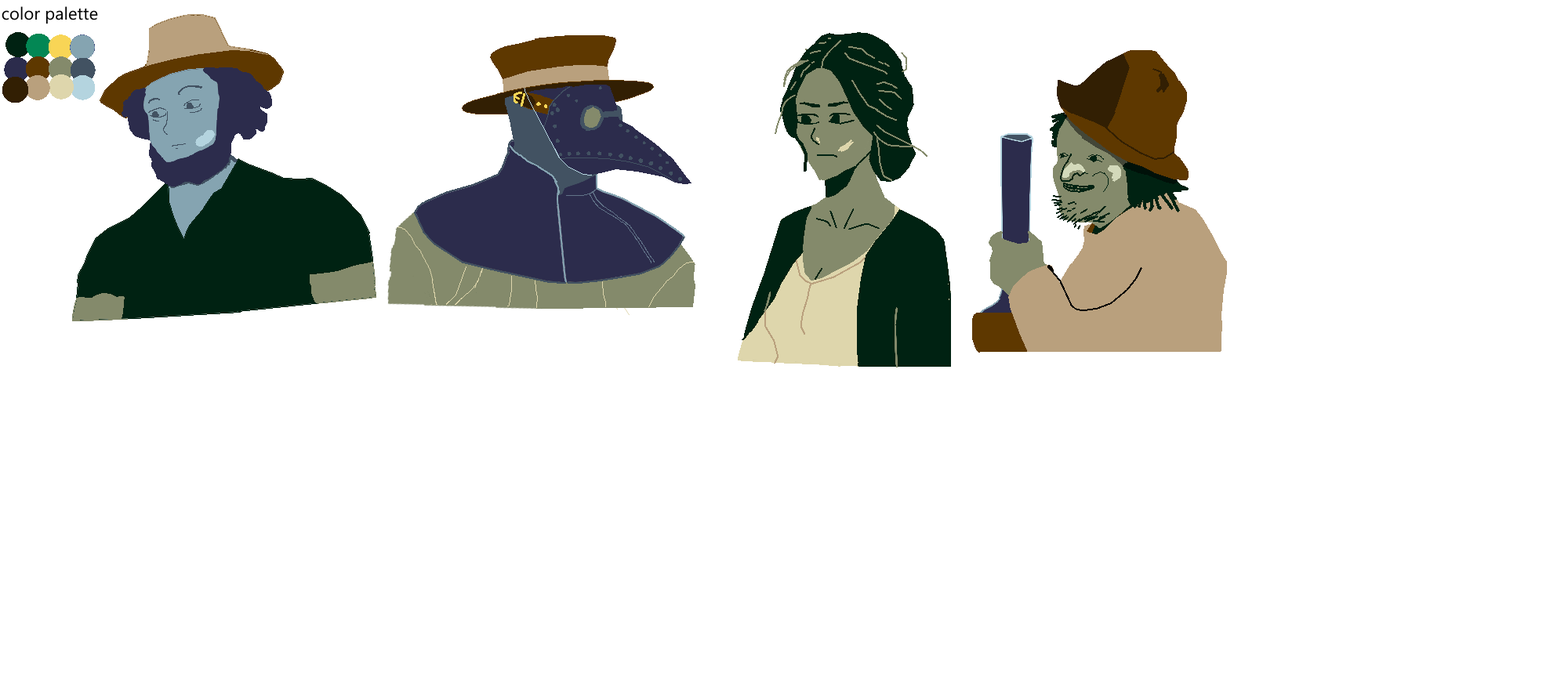
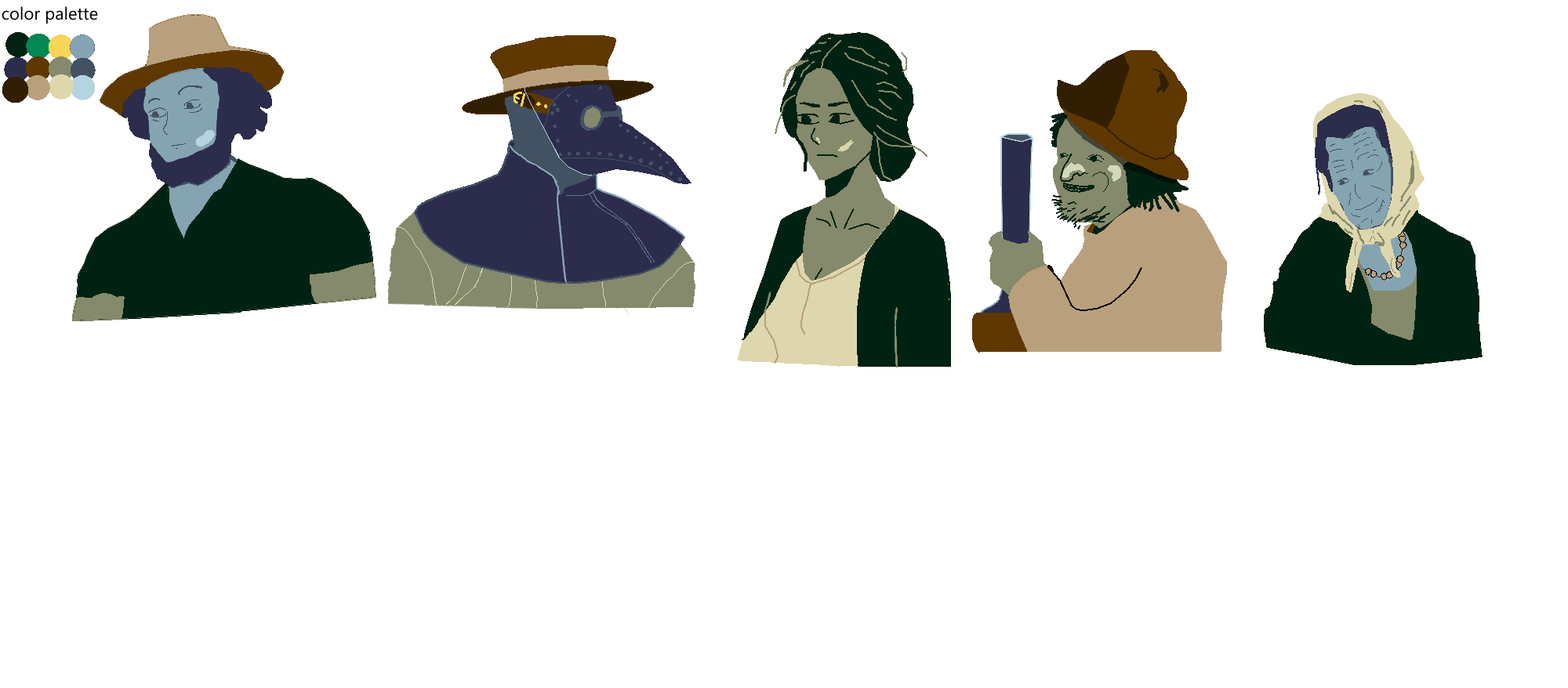
Comparing the layer stacks of the two w=1568, h=688 images. Changes:
added layer "Paint Layer 20 Merged" above "drunk" over [1263,93,1483,366]
painted on "Paint Layer 2" over [1263,93,1457,366]
